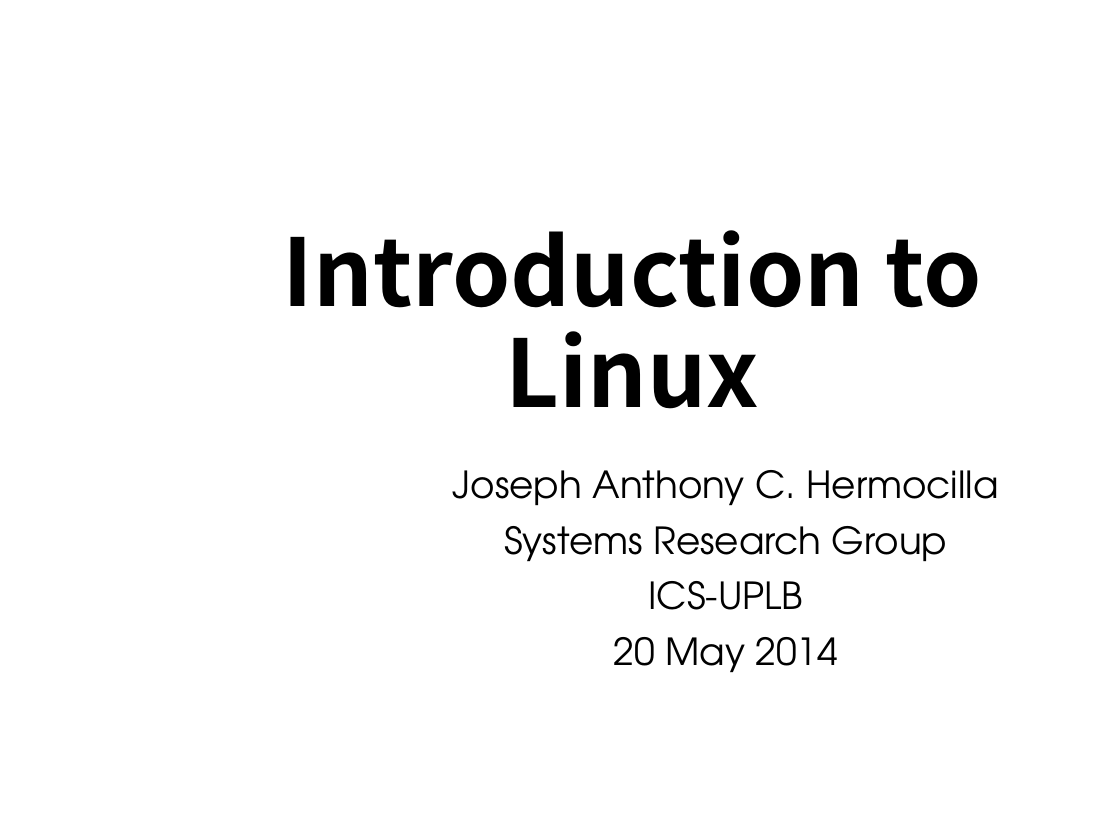
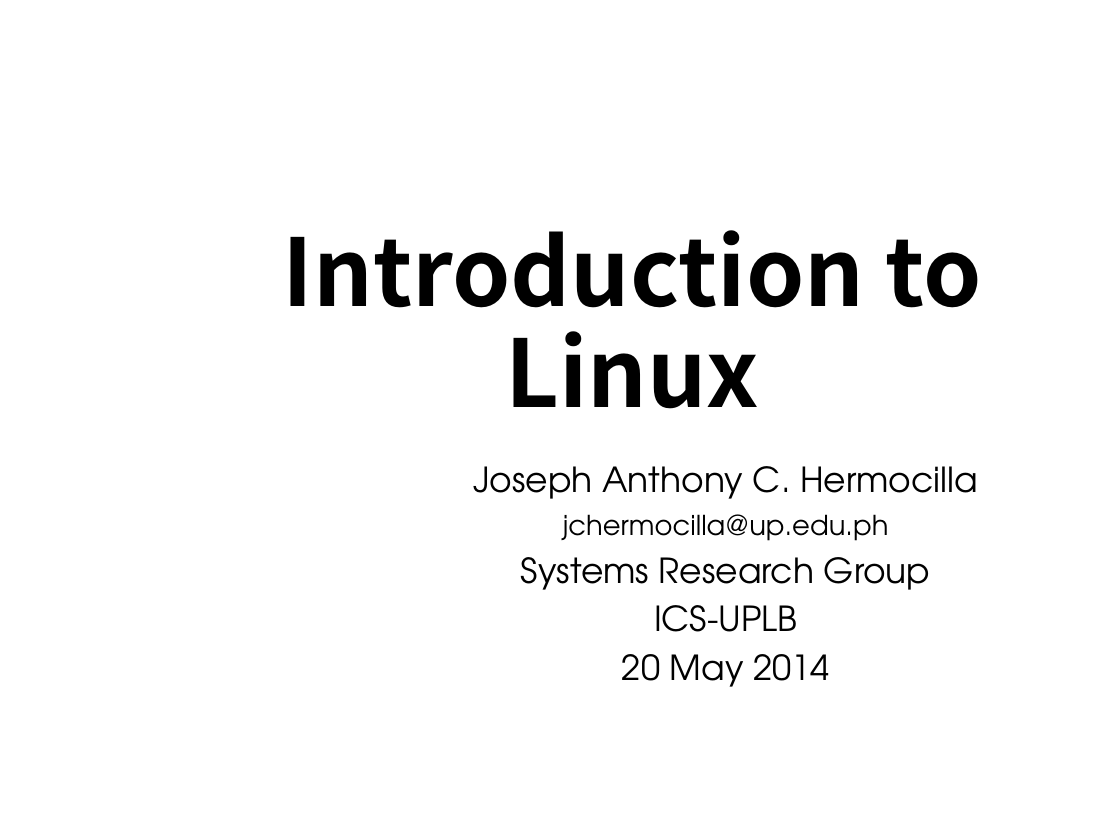
Before and after one commit to aanovelo/cmsc-137-ab5l-project, a slide deck: slide 1 of training/LinuxIntro.pptx. Drawn at 1120x840 pixels with LibreOffice and Linux fonts; fonts in the diff are those of the drawing; background and template pictures are left out. Boxes give left, top, right and bottom in pixels: in the first picture for what was removed or moved away, otherwise in the second. Text is boxed around its words. In the diff, an @@ line names an element or a change of style, - is before the commit and + after.

Commit message:
edits

```diff
--- a/training/LinuxIntro.pptx
+++ b/training/LinuxIntro.pptx
@@ subtitle at <box>473,466,978,687</box>: size 24 to 22.2 pt in "Joseph Anthony C. Hermocilla", "Systems Research Group", "ICS-UPLB", "20 May 2014"; line spacing 0.9 to 0.8 @@
@@ subtitle at <box>563,514,889,541</box>: paragraph added @@
+jchermocilla@up.edu.ph
```
